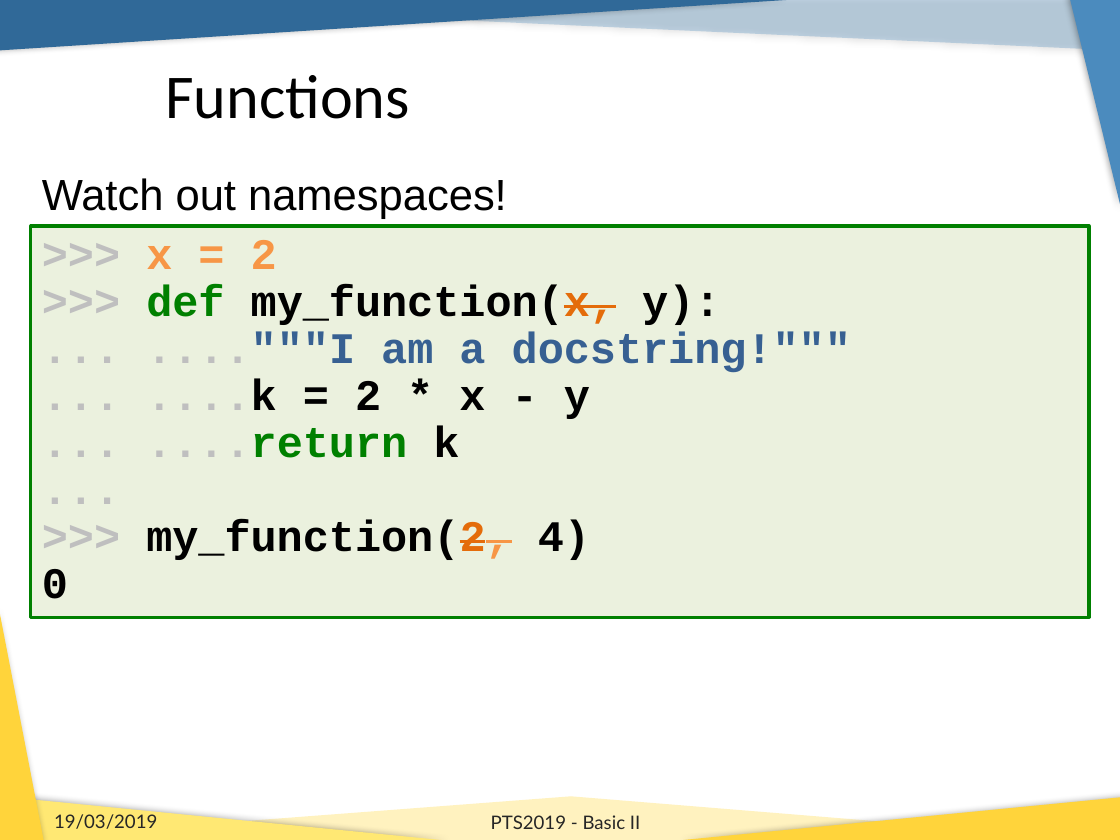
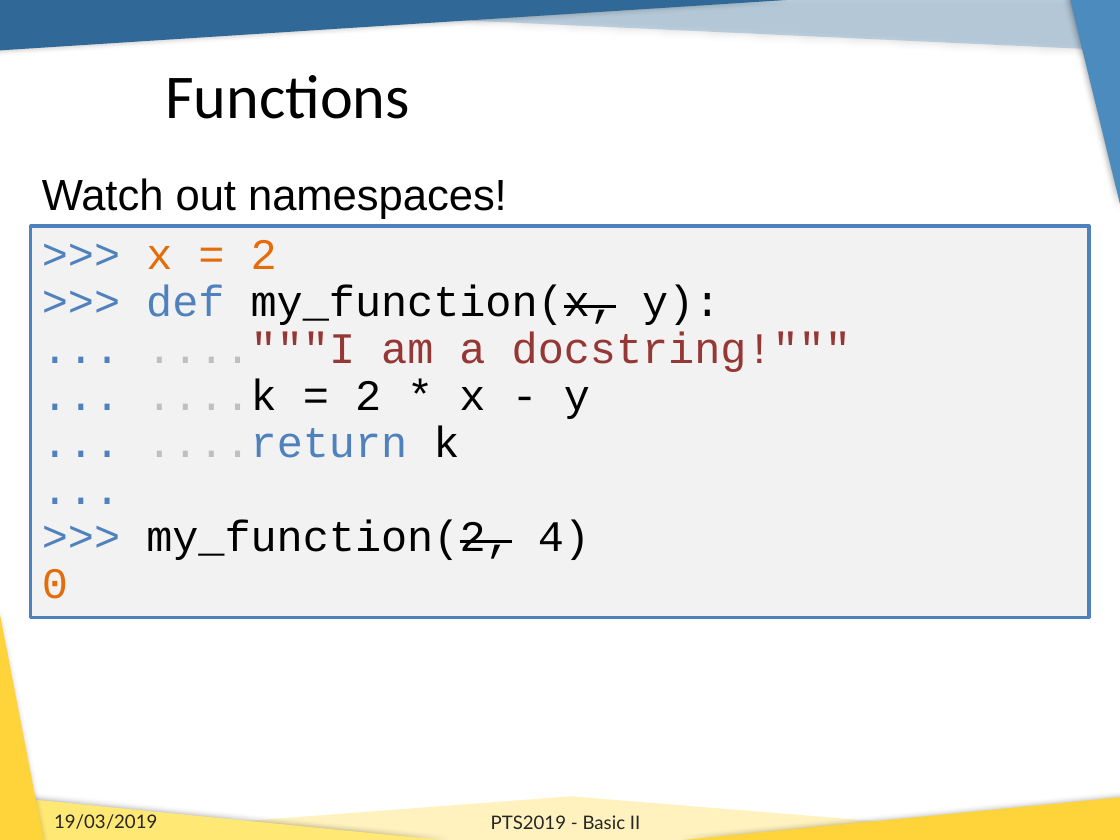
Before and after one commit to b1quint/Python-Tutorial-Series, a slide deck: slide 28 of Presentations/PTS2019_Basics_II.pptx (slide 25 before the commit). Drawn at 1120x840 pixels with LibreOffice and Linux fonts; fonts in the diff are those of the drawing; background and template pictures are left out. Boxes give left, top, right and bottom in pixels: in the first picture for what was removed or moved away, otherwise in the second. Text is boxed around its words. In the diff, an @@ line names an element or a change of style, - is before the commit and + after.

```diff
--- a/Presentations/PTS2019_Basics_II.pptx
+++ b/Presentations/PTS2019_Basics_II.pptx
@@ rectangle ">>> x = 2" at bbox=[31, 226, 1090, 617]: text colour #BFBFBF to #4F81BD in ">>>", ">>>", "...", "..." and 3 more places; text colour #F79646 to #E46C0A in "x = 2"; bold off; text colour #008000 to #4F81BD in "def", "....return"; text colour #E46C0A to #000000 in "my_function(x,", "my_function(2,"; text colour #376092 to #953735 in "...."""I am a docstring!""""; text colour #F79646 to #000000 in "my_function(2,"; text colour #000000 to #E46C0A in "0"; fill #EBF1DE to #F2F2F2; outline #008000 2 pt to #4F81BD 2 pt @@
```
Also in this commit, not shown: 23 other slides changed, 20 slides added.
